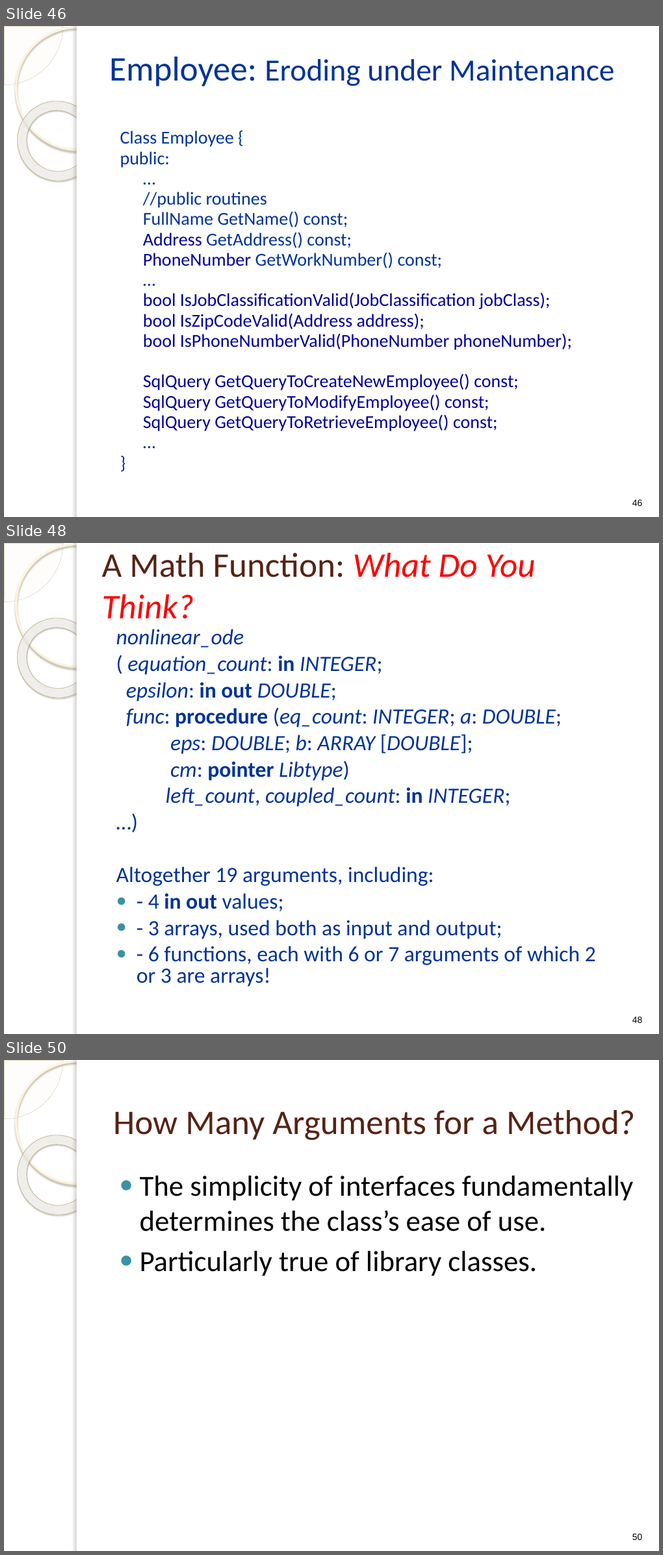
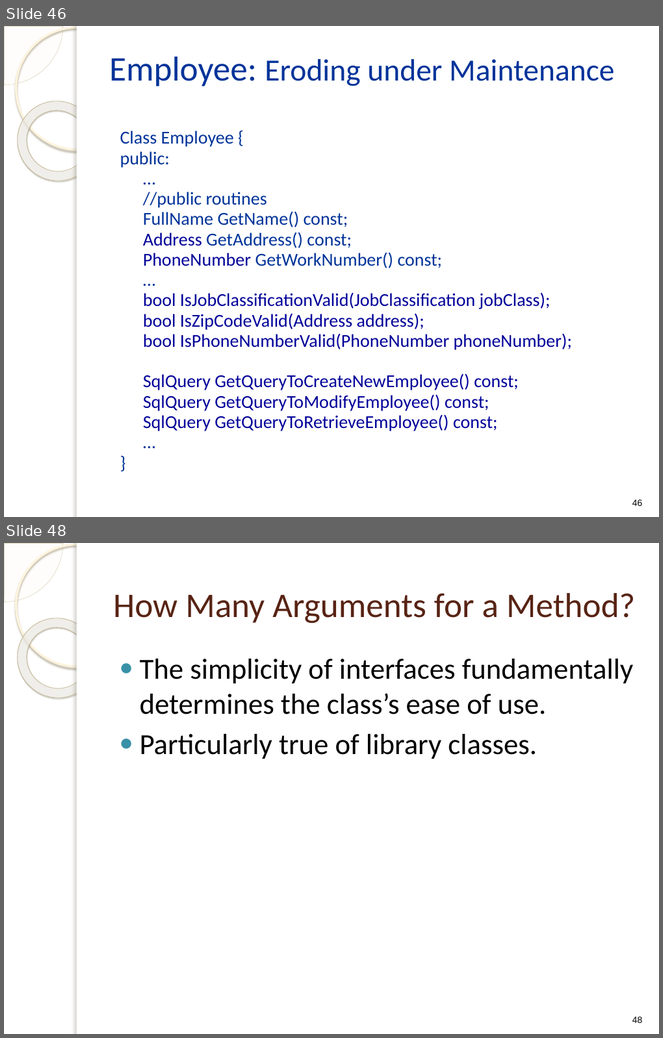
Before and after one commit to f1lm/MS-2014-Boise-State-University, a slide deck: Advance Software Engineering/Lecture Notes/ClassDesign.pptx. Shown one above the other, each under a label of ours: slides 46, 48 and 50 before the commit, slides 46 and 48 after it; the slides between them are not shown. The pictures are 663x1555 and 663x1038 pixels, drawn with LibreOffice and Linux fonts; fonts in the diff are those of the drawing; background and template pictures are left out. Boxes give left, top, right and bottom in pixels: in the first picture for what was removed or moved away, otherwise in the second. Text is boxed around its words. In the diff, an @@ line names an element or a change of style, - is before the commit and + after.

```diff
--- a/Advance Software Engineering/Lecture Notes/ClassDesign.pptx
+++ b/Advance Software Engineering/Lecture Notes/ClassDesign.pptx
@@ slide 48 removed at (x1=4, y1=543, x2=659, y2=1034), background picture (left out); not listed: 5 template elements that a slide beside it also shows @@
@@ title removed at (x1=102, y1=553, x2=536, y2=619) @@
-A Math Function: What Do You Think?
@@ text removed at (x1=116, y1=629, x2=596, y2=987) @@
-nonlinear_ode
-( equation_count: in INTEGER;
-epsilon: in out DOUBLE;
-func: procedure (eq_count: INTEGER; a: DOUBLE;
-eps: DOUBLE; b: ARRAY [DOUBLE];
-cm: pointer Libtype)
-left_count, coupled_count: in INTEGER;
-…)
-Altogether 19 arguments, including:
-● - 4 in out values;
-● - 3 arrays, used both as input and output;
-● - 6 functions, each with 6 or 7 arguments of which 2 or 3 are arrays!
@@ page number removed at (x1=633, y1=1017, x2=643, y2=1023) @@
-48
@@ what was slide 50 is now slide 48 @@
@@ page number at (x1=633, y1=1017, x2=643, y2=1023): text changed @@
-50
+48
```
Also in this commit, not shown: 16 slides changed, 1 other slide removed.
